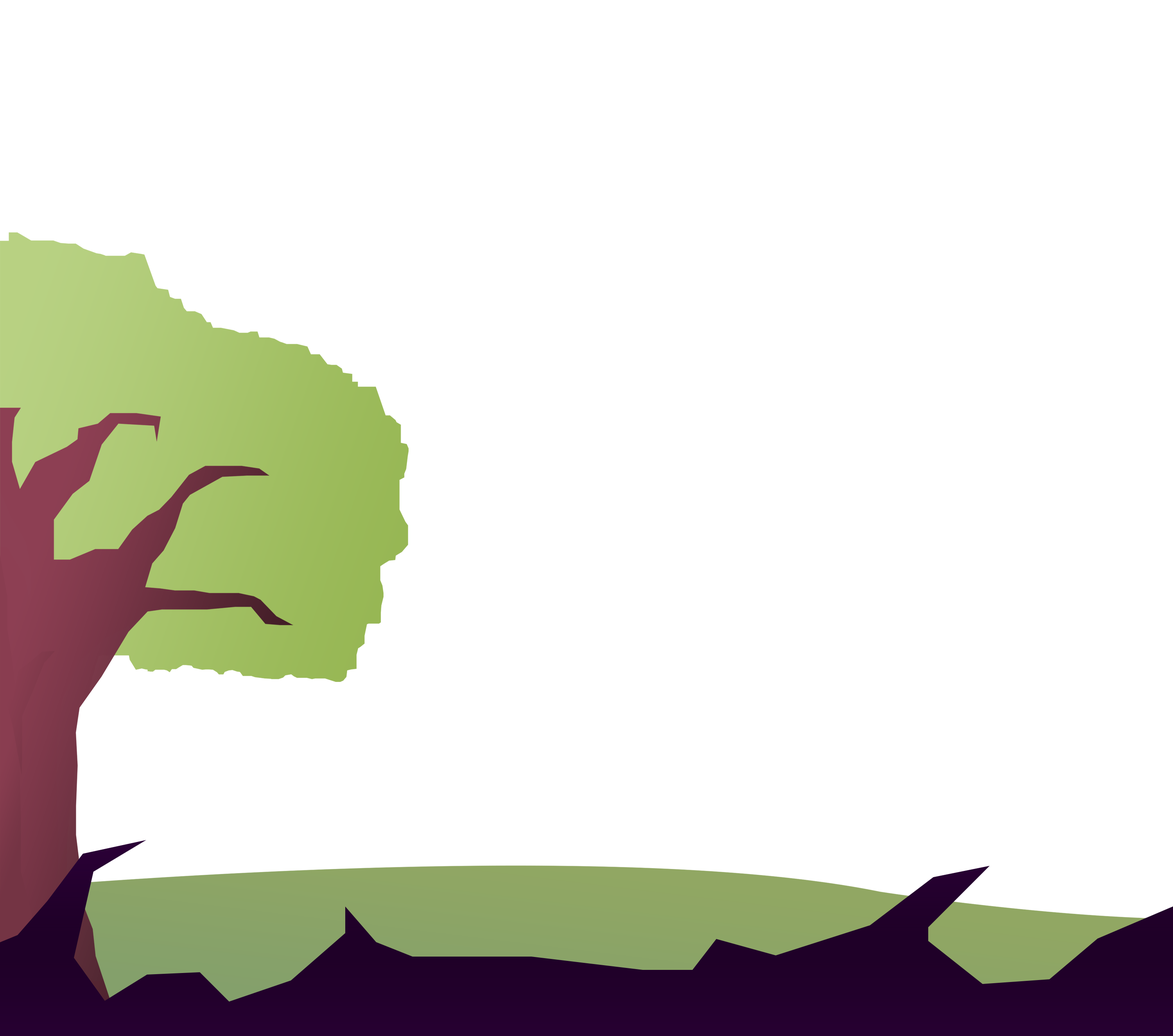
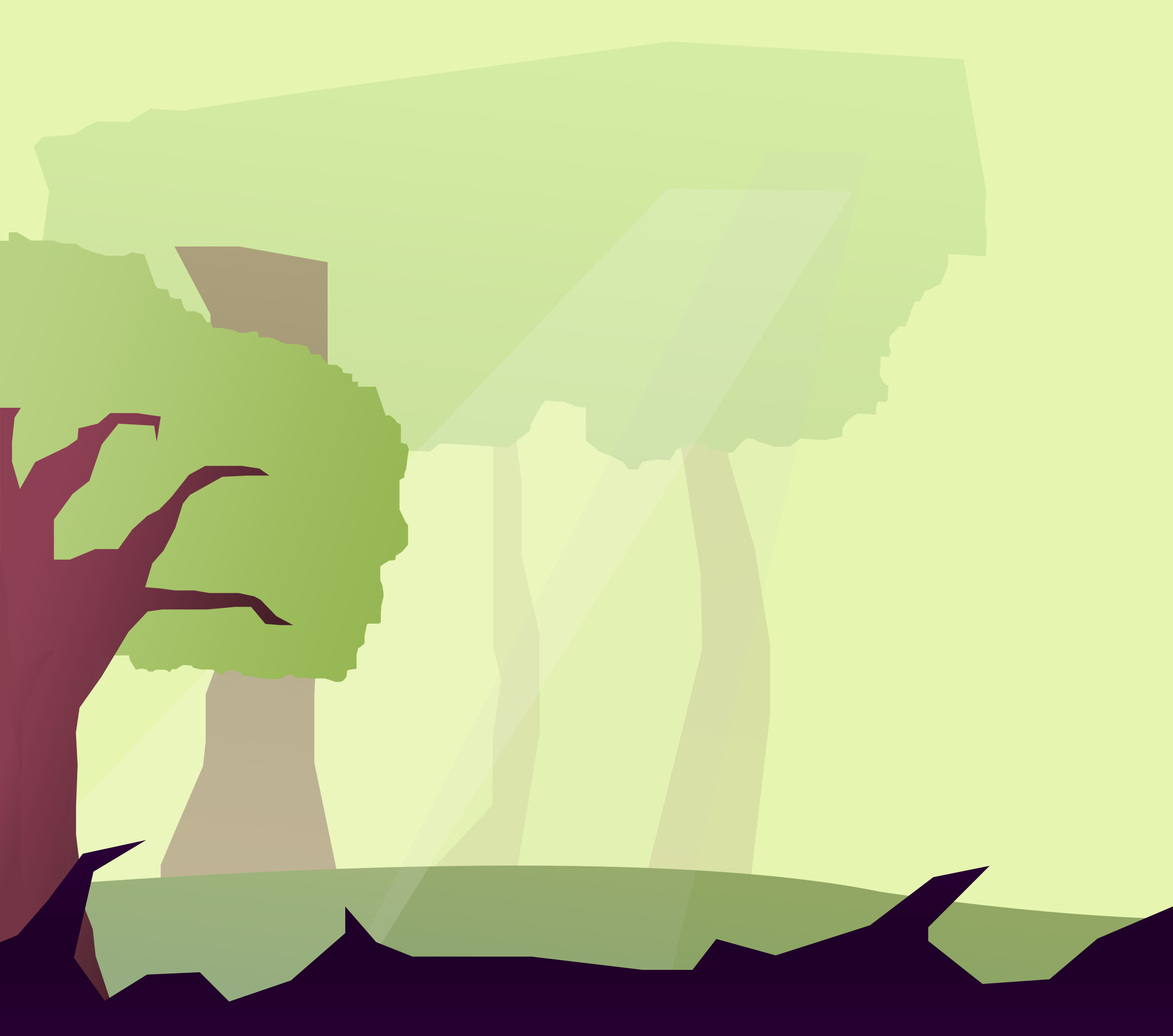
Revision of a layered 1173px x 1036px image; what changed, layer by layer:
added layer "Layer 8" (10%) above "Layer 3" over [338, 151, 869, 970]
added layer "Layer 9" (14%) above "water" over [0, 188, 854, 1002]
added layer "background-tree-3" (40%) above "rock" over [144, 246, 340, 895]
added layer "background-tree-leaves" above "background-tree" over [33, 41, 988, 470]
added layer "background-tree" (7%) above "background-tree-2" over [422, 187, 540, 883]
added layer "background-tree-2" (10%) above "Layer 1" over [630, 157, 771, 895]
added layer "Color Fill 1" over [0, 0, 1173, 1002]
